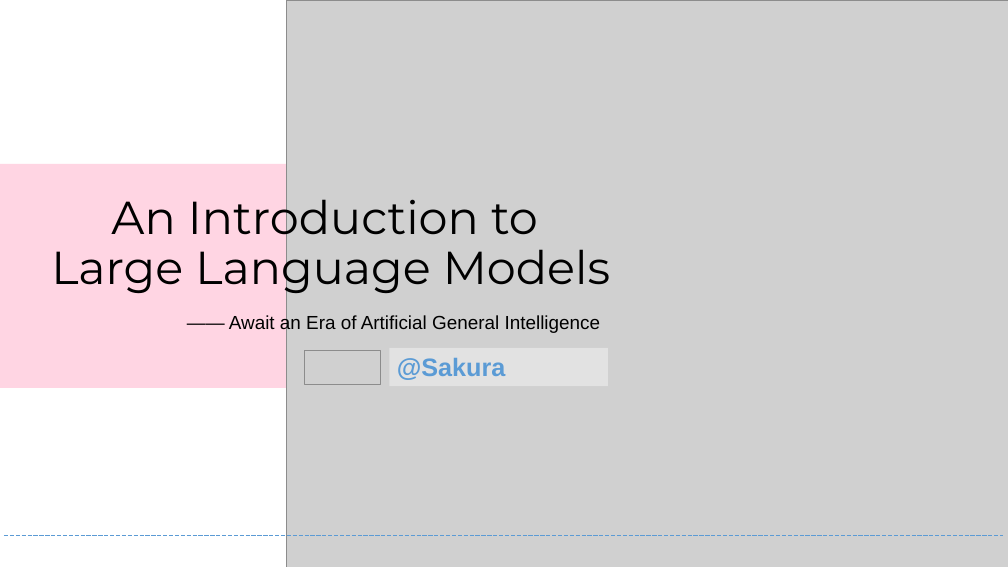
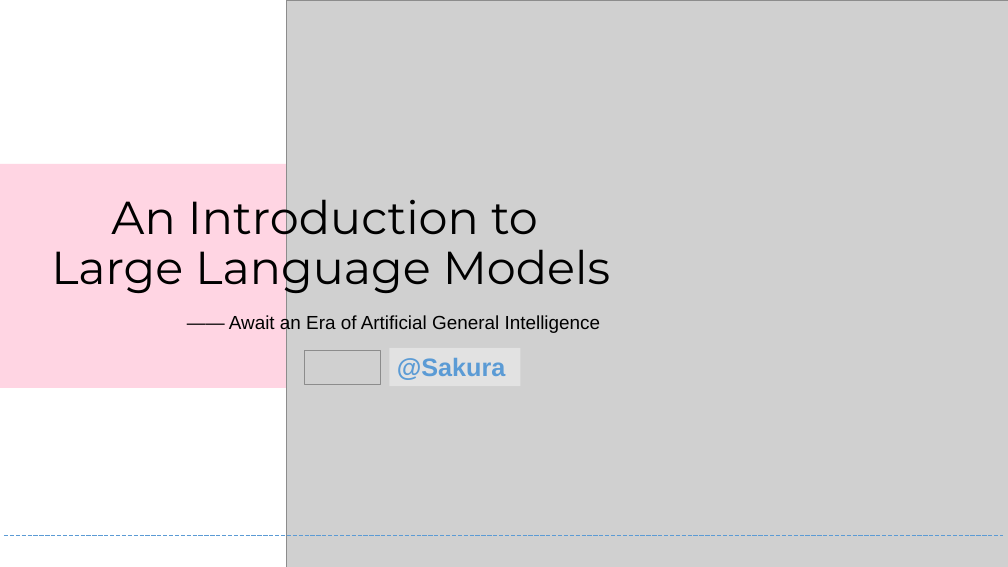
Before and after one commit to Bili-Sakura/NOTES, a slide deck: slide 1 of Bilibili_Course/LLM/PowerPoint/【序】.pptx. Drawn at 1008x567 pixels with LibreOffice and Linux fonts; fonts in the diff are those of the drawing; grey boxes stand for pictures. Boxes give left, top, right and bottom in pixels: in the first picture for what was removed or moved away, otherwise in the second. Text is boxed around its words. In the diff, an @@ line names an element or a change of style, - is before the commit and + after.

Commit message:
update

```diff
--- a/Bilibili_Course/LLM/PowerPoint/【序】.pptx
+++ b/Bilibili_Course/LLM/PowerPoint/【序】.pptx
@@ rectangle "@Sakura": place and size @@
-rectangle "@Sakura" at [389, 348, 608, 386]
+rectangle "@Sakura" at [389, 348, 520, 386]
```
